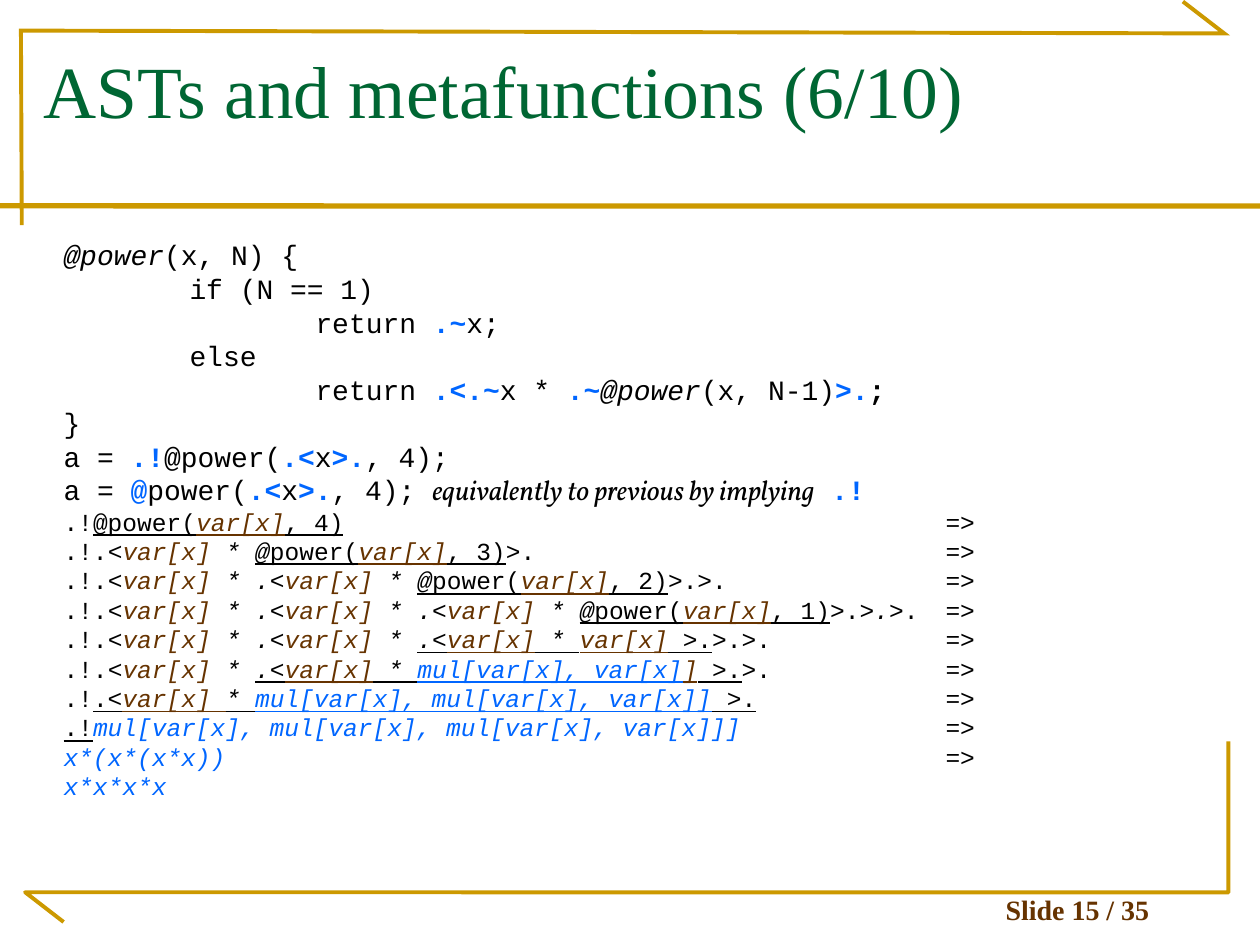
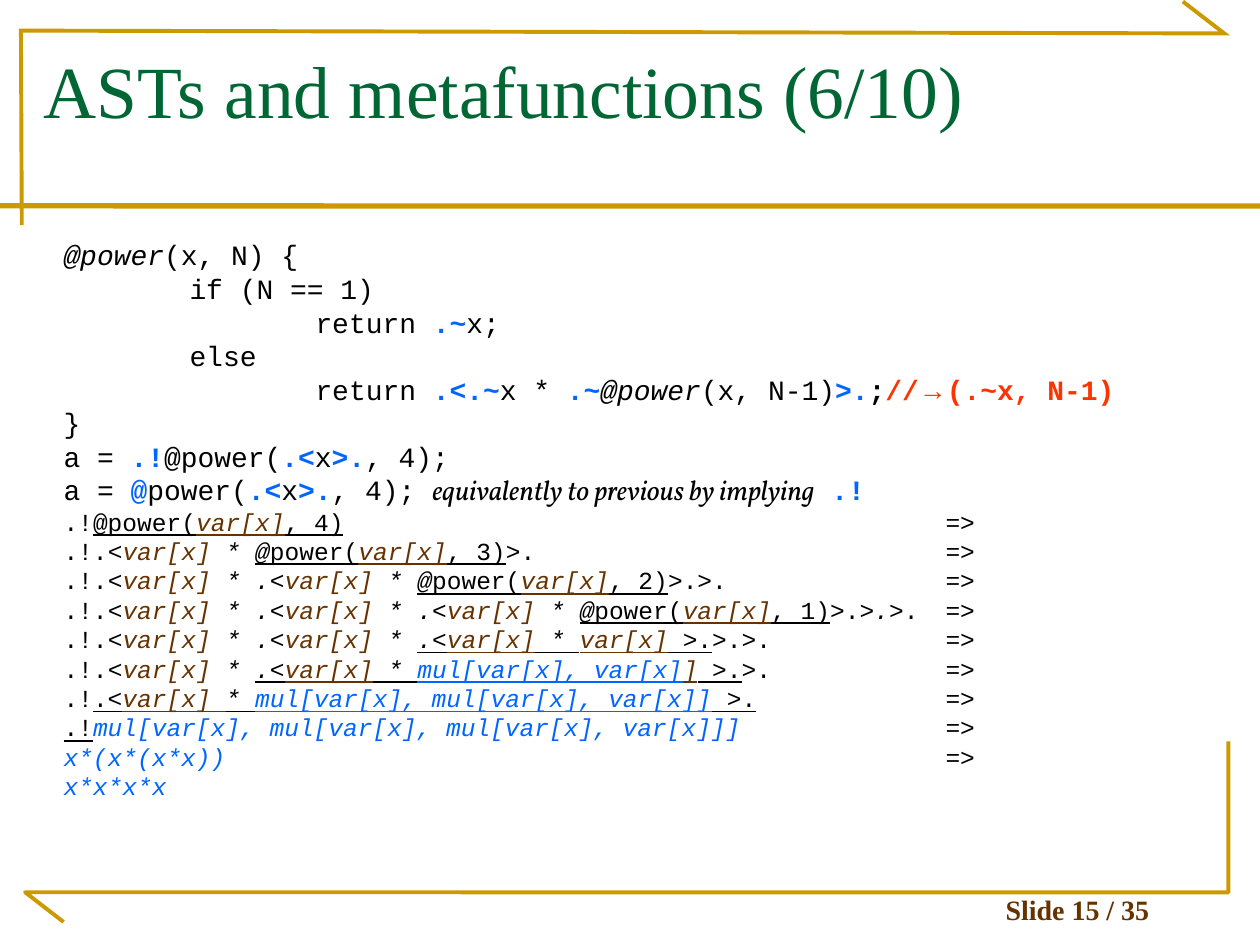
Before and after one commit to HistoricalValue/sin, a slide deck: slide 15 of Docs/Lectures/Lecture6.ppt. Drawn at 1260x945 pixels with LibreOffice and Linux fonts; fonts in the diff are those of the drawing. Boxes give left, top, right and bottom in pixels: in the first picture for what was removed or moved away, otherwise in the second. Text is boxed around its words. In the diff, an @@ line names an element or a change of style, - is before the commit and + after.

```diff
--- a/Docs/Lectures/Lecture6.ppt
+++ b/Docs/Lectures/Lecture6.ppt
@@ text at [316,380,1114,406]: text changed @@
-return .<.~x * .~@power(x, N-1)>.;
+return .<.~x * .~@power(x, N-1)>.;//→(.~x, N-1)
```
Also in this commit, not shown: 1 other slide changed, 12 other files.
